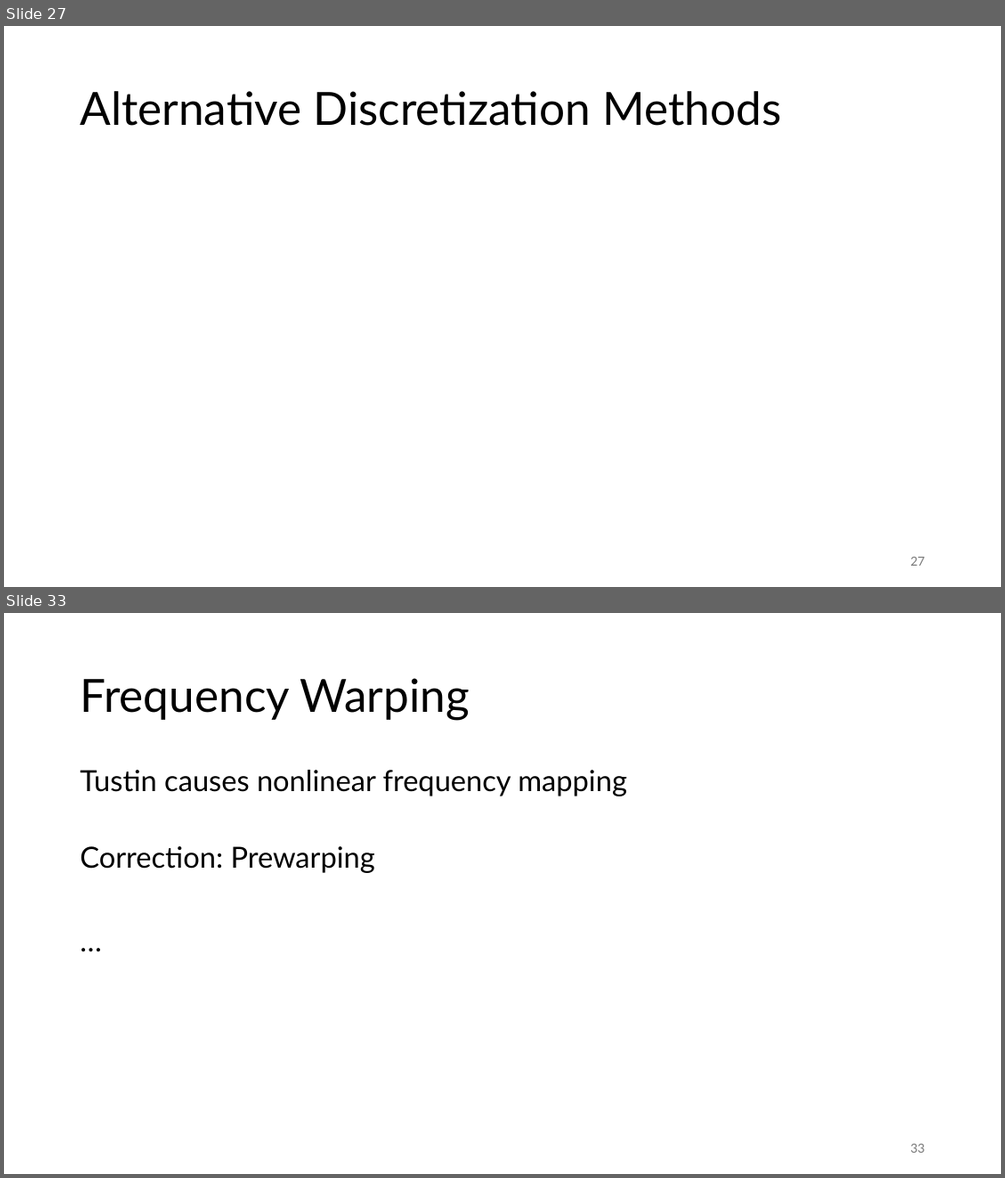
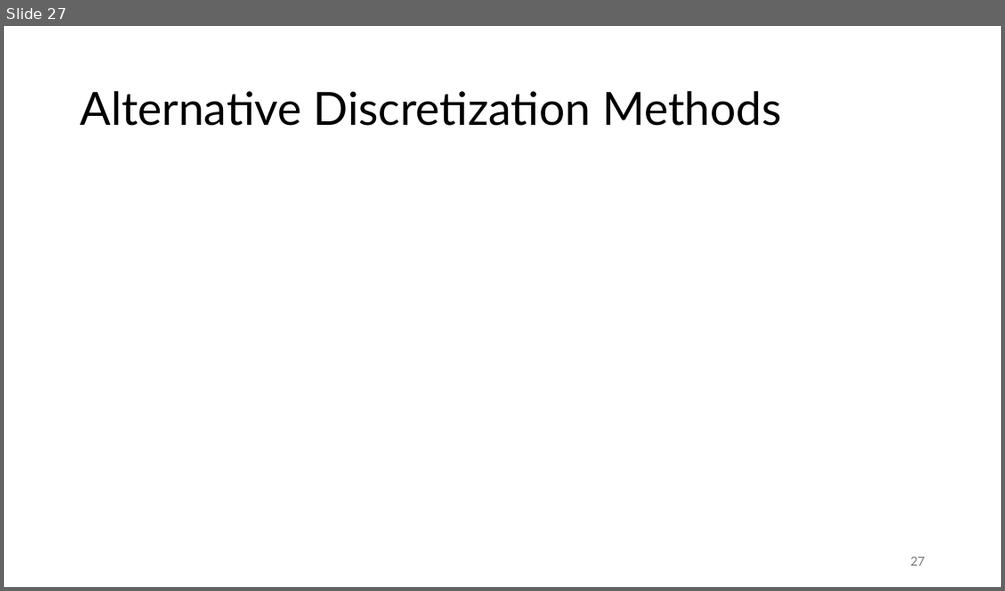
Before and after one commit to FelixWick/control_engineering, a slide deck: slides/6_discrete_controllers.pptx. Shown one above the other, each under a label of ours: slides 27 and 33 before the commit, slide 27 after it; the slides between them are not shown. The pictures are 1005x1178 and 1005x591 pixels, drawn with LibreOffice and Linux fonts; fonts in the diff are those of the drawing; grey boxes stand for pictures. Boxes give left, top, right and bottom in pixels: in the first picture for what was removed or moved away, otherwise in the second. Text is boxed around its words. In the diff, an @@ line names an element or a change of style, - is before the commit and + after.

```diff
--- a/slides/6_discrete_controllers.pptx
+++ b/slides/6_discrete_controllers.pptx
@@ slide 33 removed at (4,613,1001,1174), background #FFFFFF @@
@@ title removed at (80,678,469,720) @@
-Frequency Warping
@@ text removed at (80,770,627,873) @@
-Tustin causes nonlinear frequency mapping
-Correction: Prewarping
-…
@@ page number removed at (910,1143,924,1152) @@
-33
```
Also in this commit, not shown: 9 slides changed, 3 slides added, 2 other slides removed, 2 other files.
